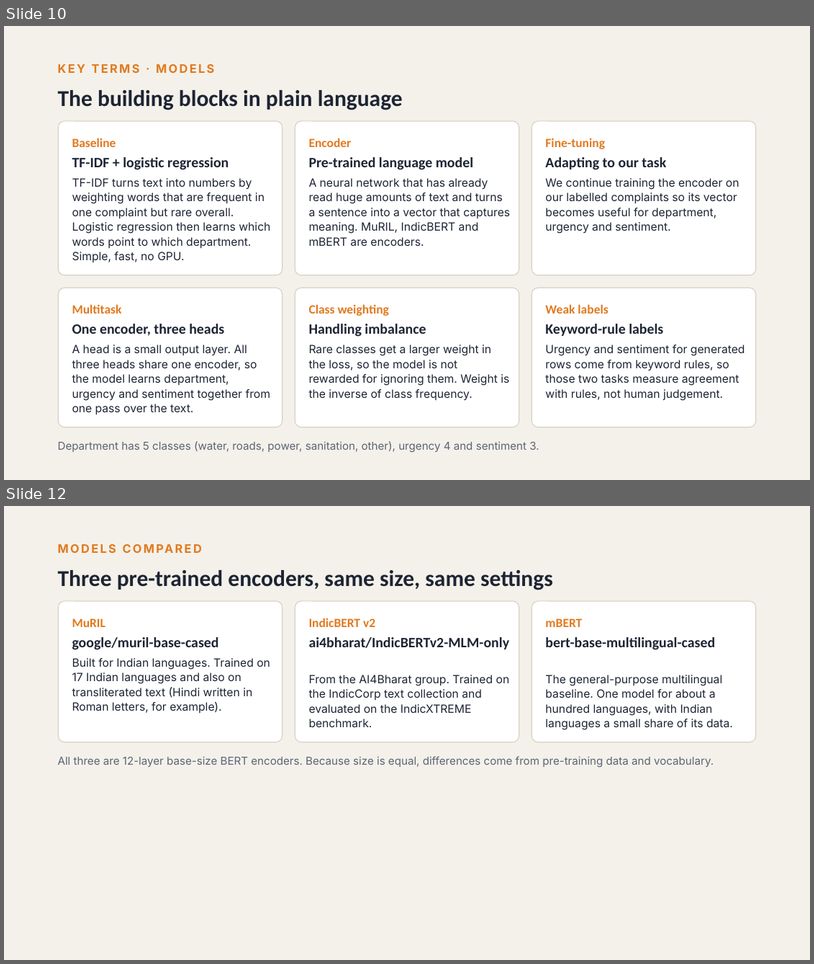
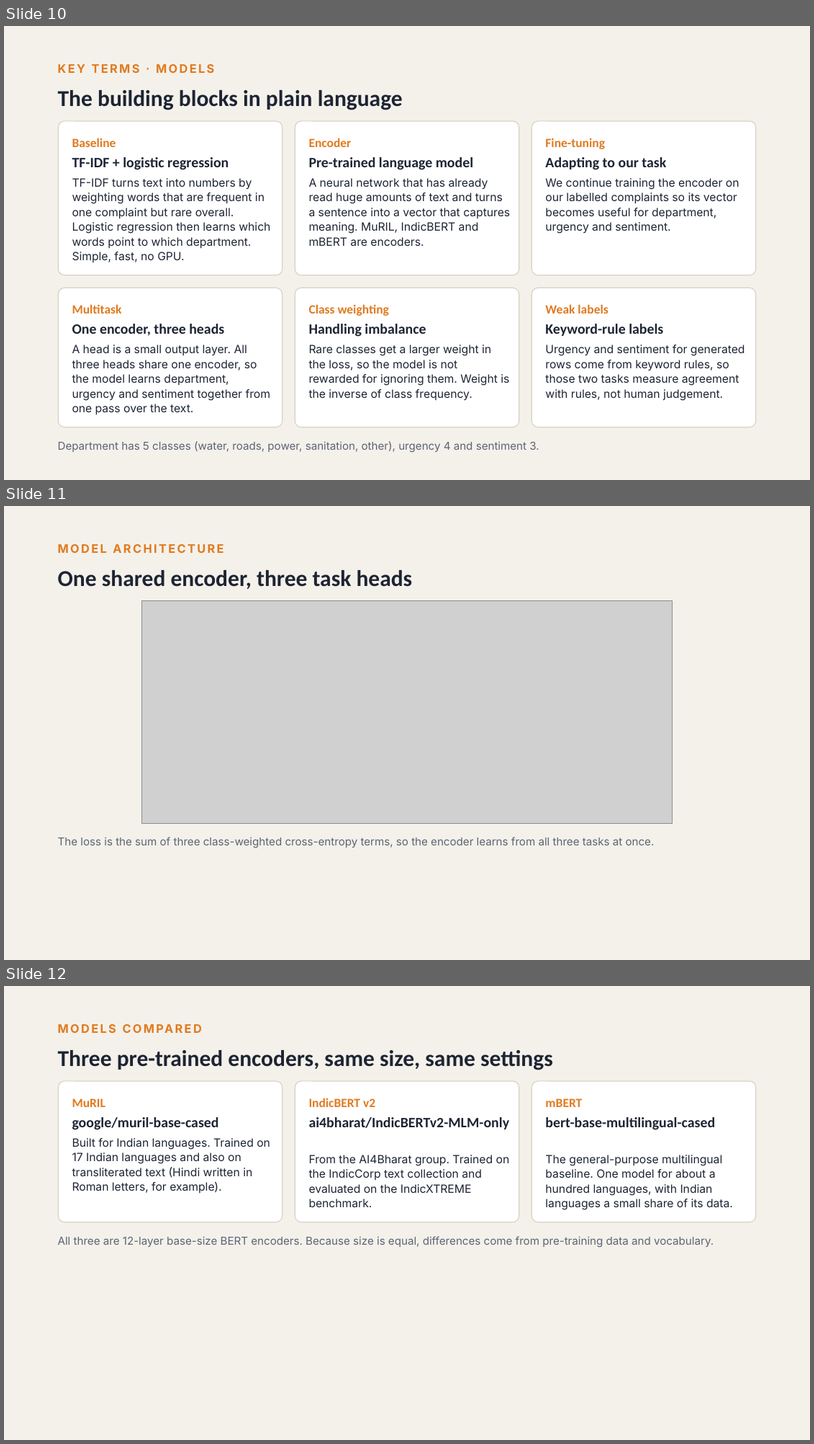
Before and after one commit to sam131725/public_grievenes, a slide deck: docs/slides/P8_Mid-term_Review.pptx. Shown one above the other, each under a label of ours: slides 10 and 12 before the commit, slides 10, 11 and 12 after it; the slides between them are not shown. The pictures are 814x964 and 814x1444 pixels, drawn with LibreOffice and Linux fonts; fonts in the diff are those of the drawing; grey boxes stand for pictures. Boxes give left, top, right and bottom in pixels: in the first picture for what was removed or moved away, otherwise in the second. Text is boxed around its words. In the diff, an @@ line names an element or a change of style, - is before the commit and + after.

```diff
--- a/docs/slides/P8_Mid-term_Review.pptx
+++ b/docs/slides/P8_Mid-term_Review.pptx
@@ slide 11 added at [4, 506, 810, 960], background #F4F1EA @@
@@ text added at [58, 544, 224, 553], 14 pt, text #E07A1F, bold @@
+MODEL ARCHITECTURE
@@ title added at [58, 570, 413, 589], 27 pt, text #1D2433, bold @@
+One shared encoder, three task heads
@@ picture added at [142, 600, 673, 823] @@
@@ text added at [58, 836, 655, 847], 13 pt, text #5B6475 @@
+The loss is the sum of three class-weighted cross-entropy terms, so the encoder learns from all three tasks at once.
```
Also in this commit, not shown: 1 slide changed, 3 other slides added.
